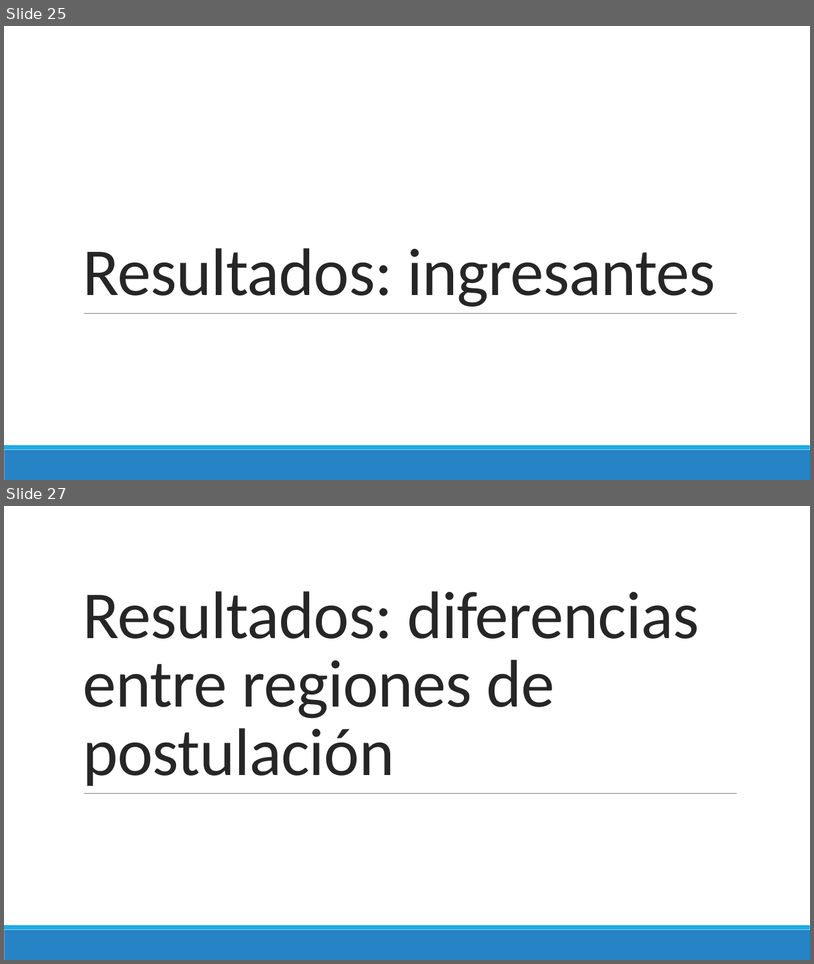
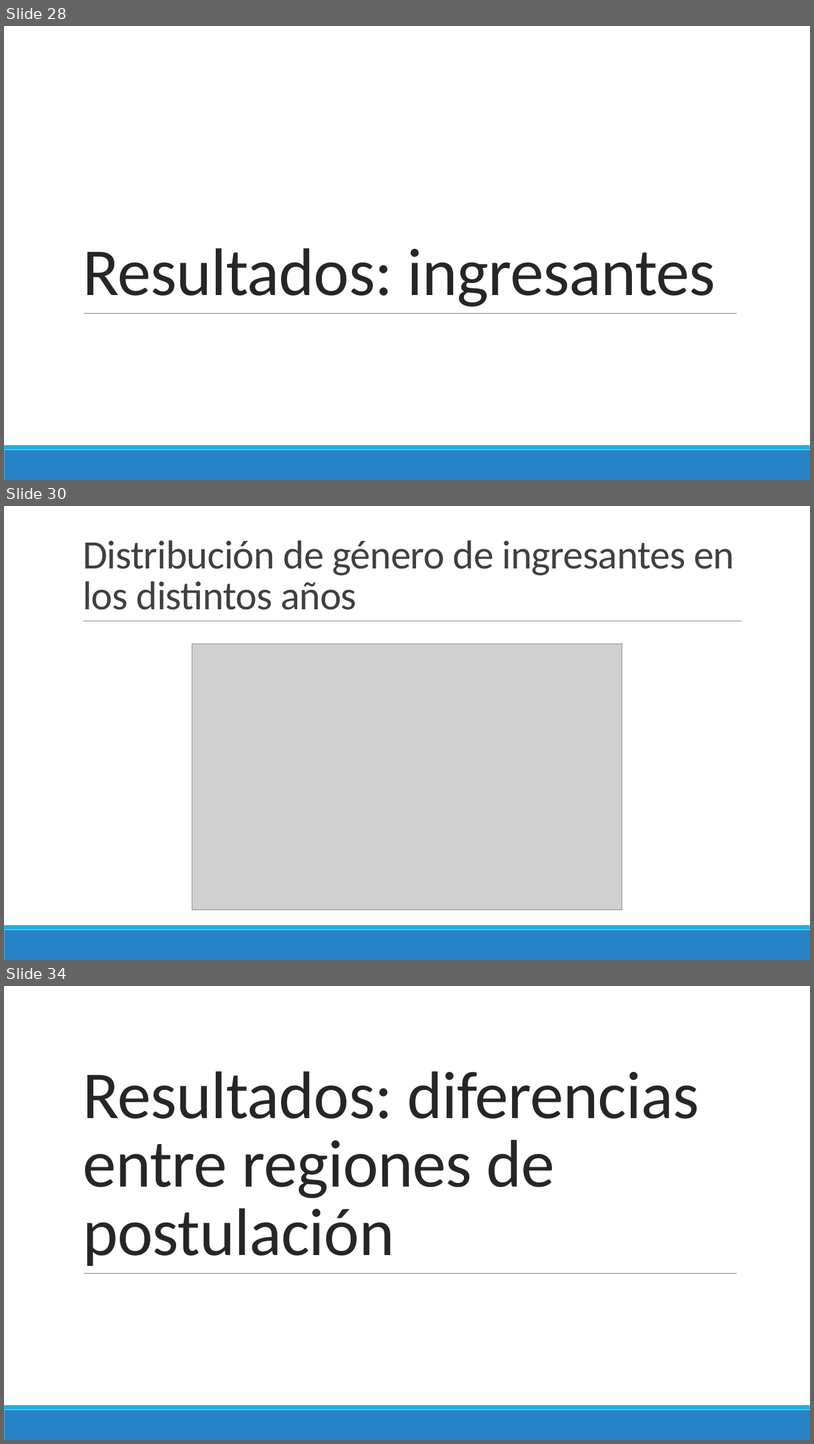
Before and after one commit to danimedi/tesis_genero_especialidades, a slide deck: doc/diapositivas_sustentacion_tesis.pptx. Shown one above the other, each under a label of ours: slides 25 and 27 before the commit, slides 28, 30 and 34 after it; the slides between them are not shown. The pictures are 814x964 and 814x1444 pixels, drawn with LibreOffice and Linux fonts; fonts in the diff are those of the drawing; grey boxes stand for pictures. Boxes give left, top, right and bottom in pixels: in the first picture for what was removed or moved away, otherwise in the second. Text is boxed around its words. In the diff, an @@ line names an element or a change of style, - is before the commit and + after.

```diff
--- a/doc/diapositivas_sustentacion_tesis.pptx
+++ b/doc/diapositivas_sustentacion_tesis.pptx
@@ slide 30 added at (x1=4, y1=506, x2=810, y2=960), background #FFFFFF; not listed: 2 template elements that a slide beside it also shows @@
@@ title added at (x1=83, y1=540, x2=735, y2=610), 48 pt, text #404040 @@
+Distribución de género de ingresantes en los distintos años
@@ line added from (83, 621) to (743, 621), #808080 0.5 pt @@
@@ picture added at (x1=192, y1=643, x2=623, y2=910) @@
@@ what was slide 25 is now slide 28 @@
@@ what was slide 27 is now slide 34 @@
```
Also in this commit, not shown: 1 slide changed, 12 other slides added, 3 slides removed.
